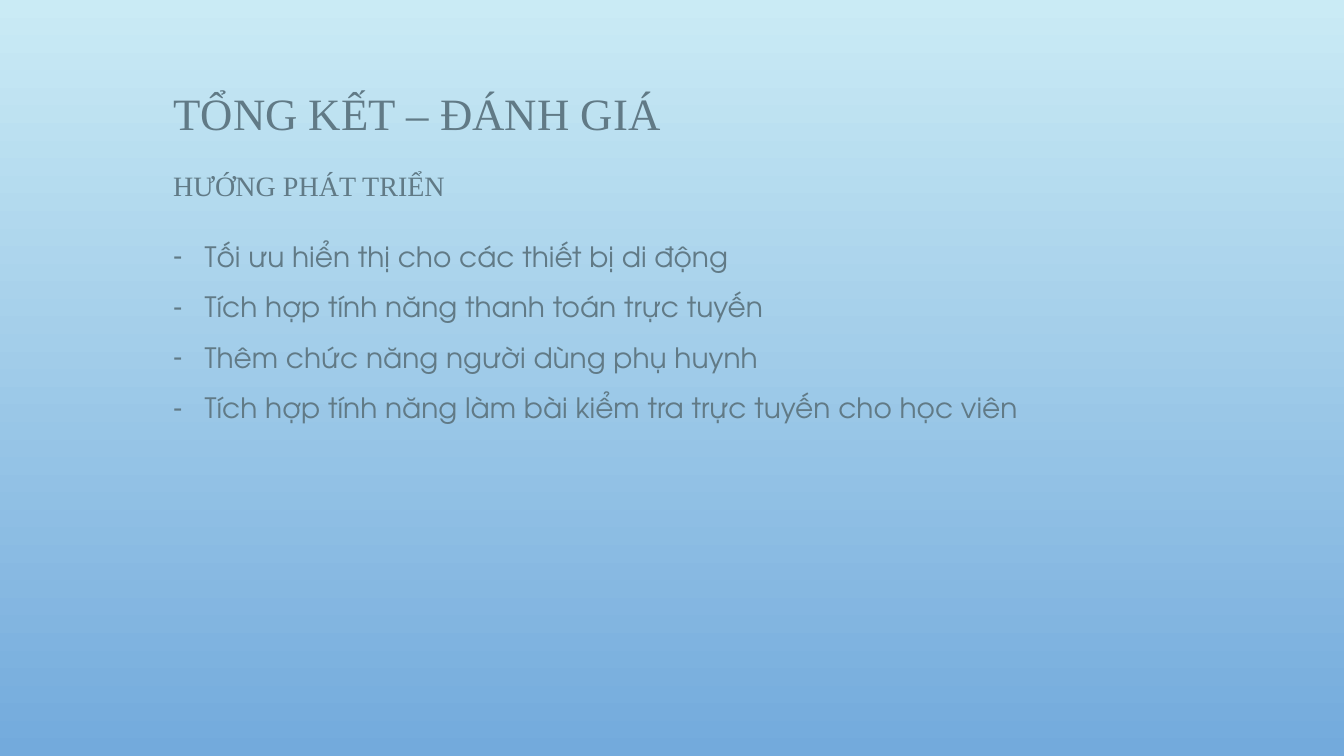
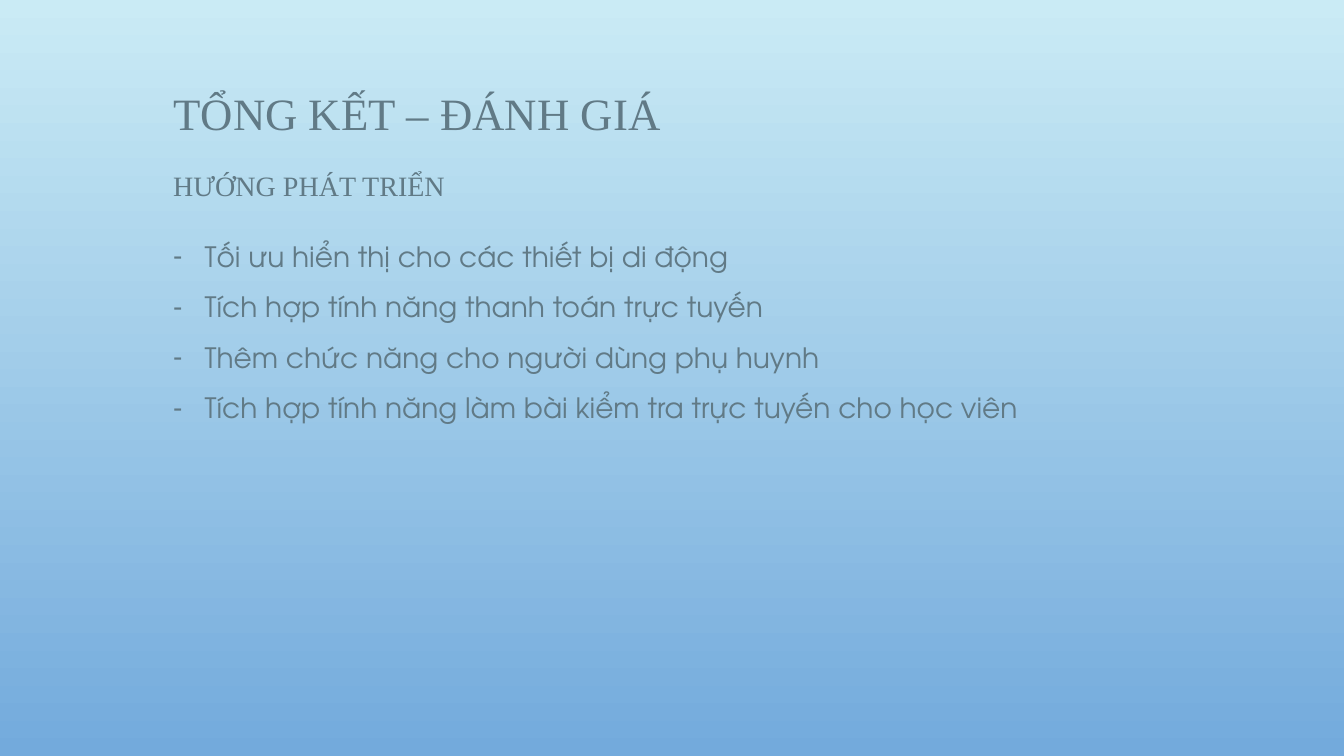
Before and after one commit to minhnha9x/education, a slide deck: slide 20 of XÂY DỰNG HỆ THỐNG QUẢN LÍ THÔNG TIN.pptx (slide 19 before the commit). Drawn at 1344x756 pixels with LibreOffice and Linux fonts; fonts in the diff are those of the drawing; background and template pictures are left out. Boxes give left, top, right and bottom in pixels: in the first picture for what was removed or moved away, otherwise in the second. Text is boxed around its words. In the diff, an @@ line names an element or a change of style, - is before the commit and + after.

```diff
--- a/XÂY DỰNG HỆ THỐNG QUẢN LÍ THÔNG TIN.pptx
+++ b/XÂY DỰNG HỆ THỐNG QUẢN LÍ THÔNG TIN.pptx
@@ text at (205, 347, 819, 374): text changed @@
-– Thêm chức năng người dùng phụ huynh
+– Thêm chức năng cho người dùng phụ huynh
```
Also in this commit, not shown: 5 other slides changed, 1 slide added, 1 other file.
